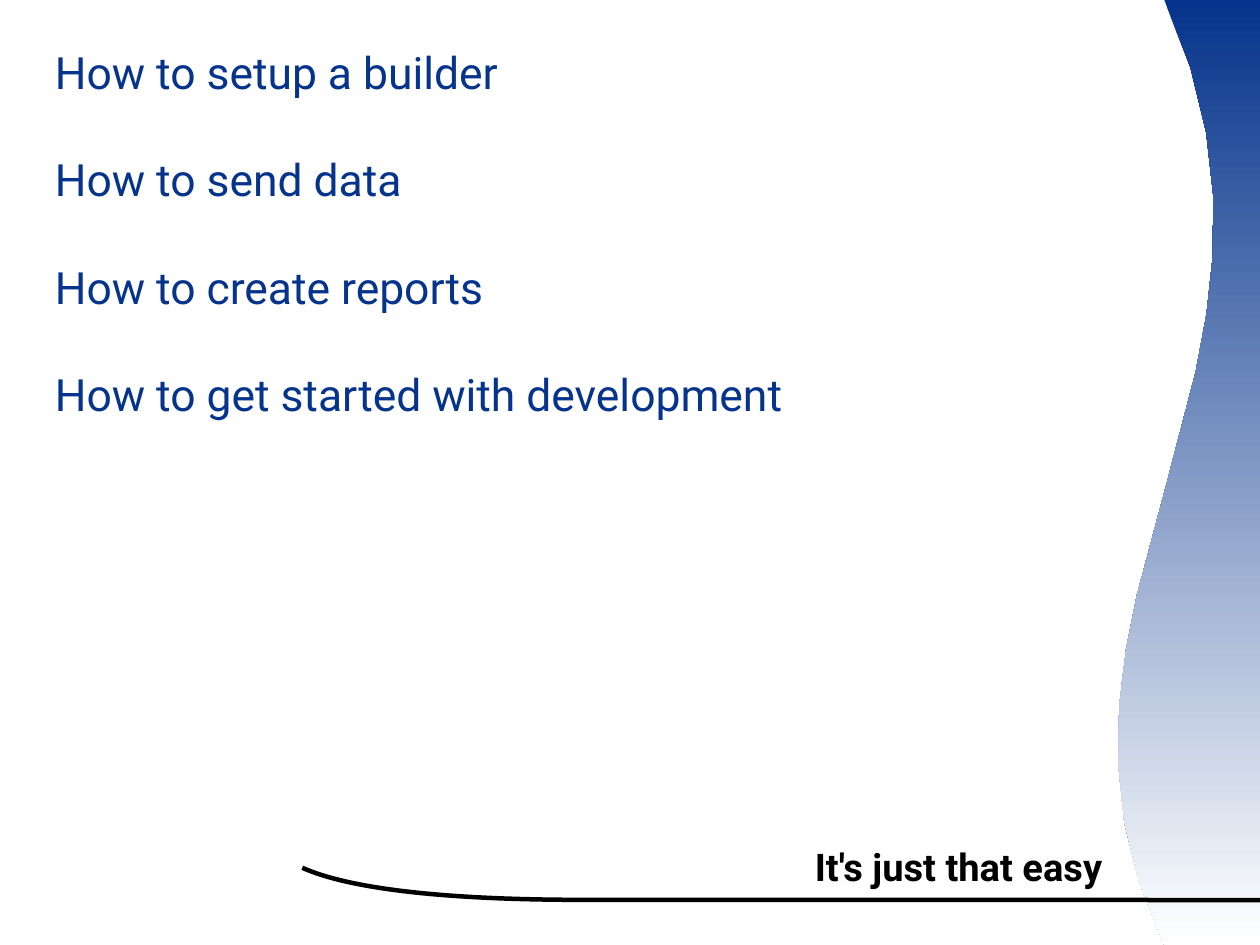
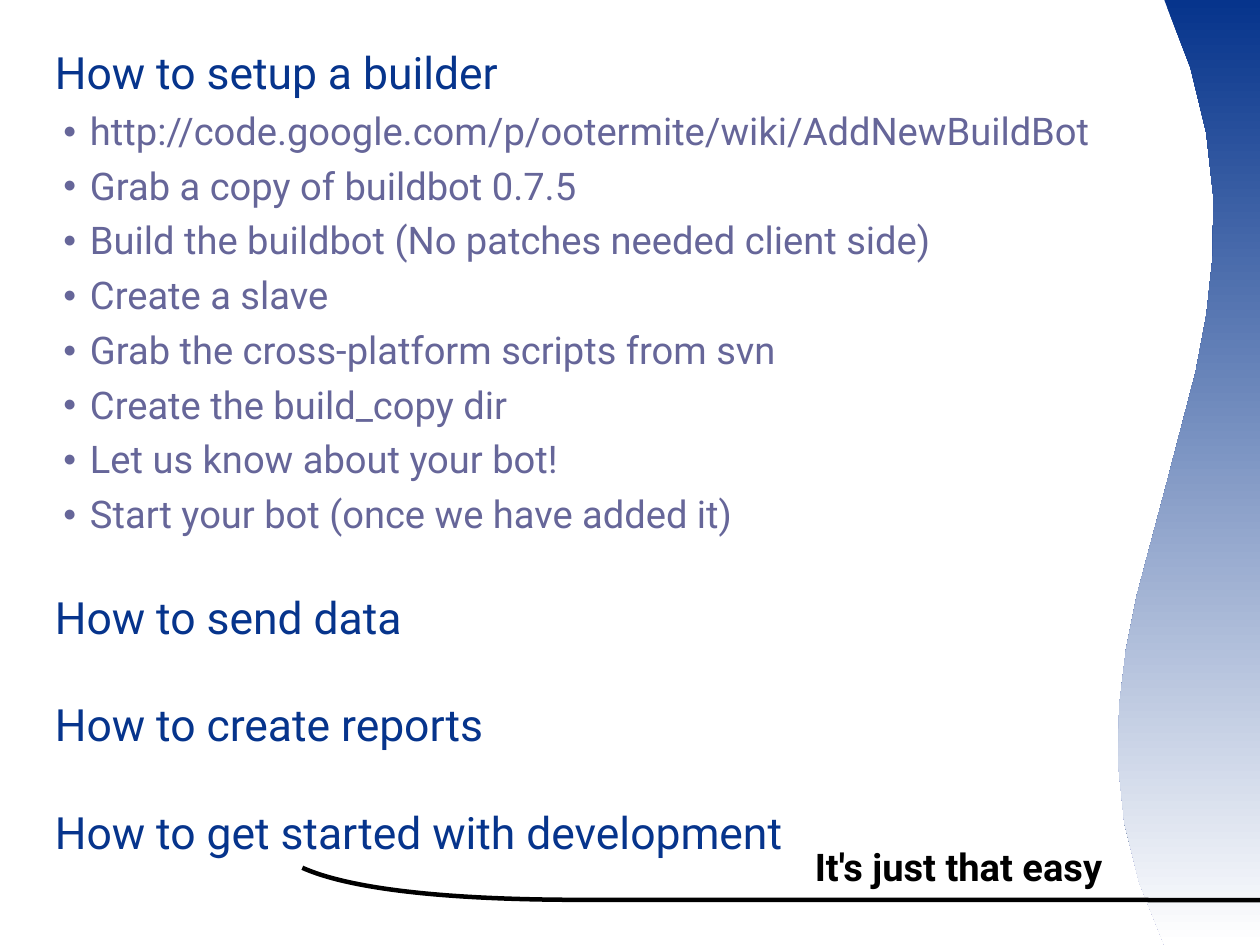
Before and after one commit to smsm1/ootermite, a slide deck: slide 13 of wiki/ooocon2007presentation.odp. Drawn at 1260x945 pixels with LibreOffice and Linux fonts; fonts in the diff are those of the drawing; background and template pictures are left out. Boxes give left, top, right and bottom in pixels: in the first picture for what was removed or moved away, otherwise in the second. Text is boxed around its words. In the diff, an @@ line names an element or a change of style, - is before the commit and + after.

Commit message:
more presentation

```diff
--- a/wiki/ooocon2007presentation.odp
+++ b/wiki/ooocon2007presentation.odp
@@ text at (90,116,1089,537): paragraphs added @@
+  ● http://code.google.com/p/ootermite/wiki/AddNewBuildBot
+  ● Grab a copy of buildbot 0.7.5
+  ● Build the buildbot (No patches needed client side)
+  ● Create a slave
+  ● Grab the cross-platform scripts from svn
+  ● Create the build_copy dir
+  ● Let us know about your bot!
+  ● Start your bot (once we have added it)
```
Also in this commit, not shown: 3 other slides changed.
